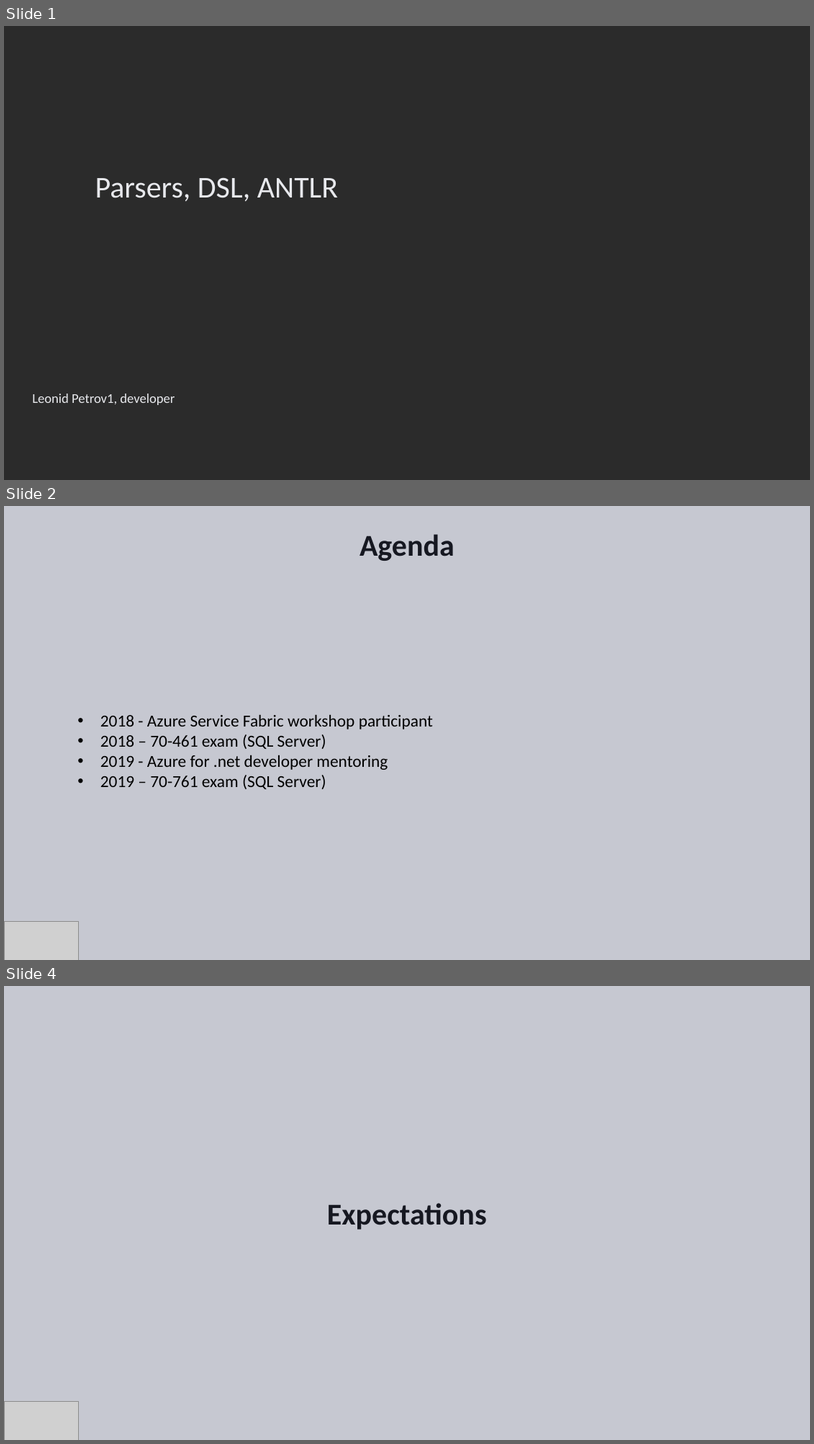
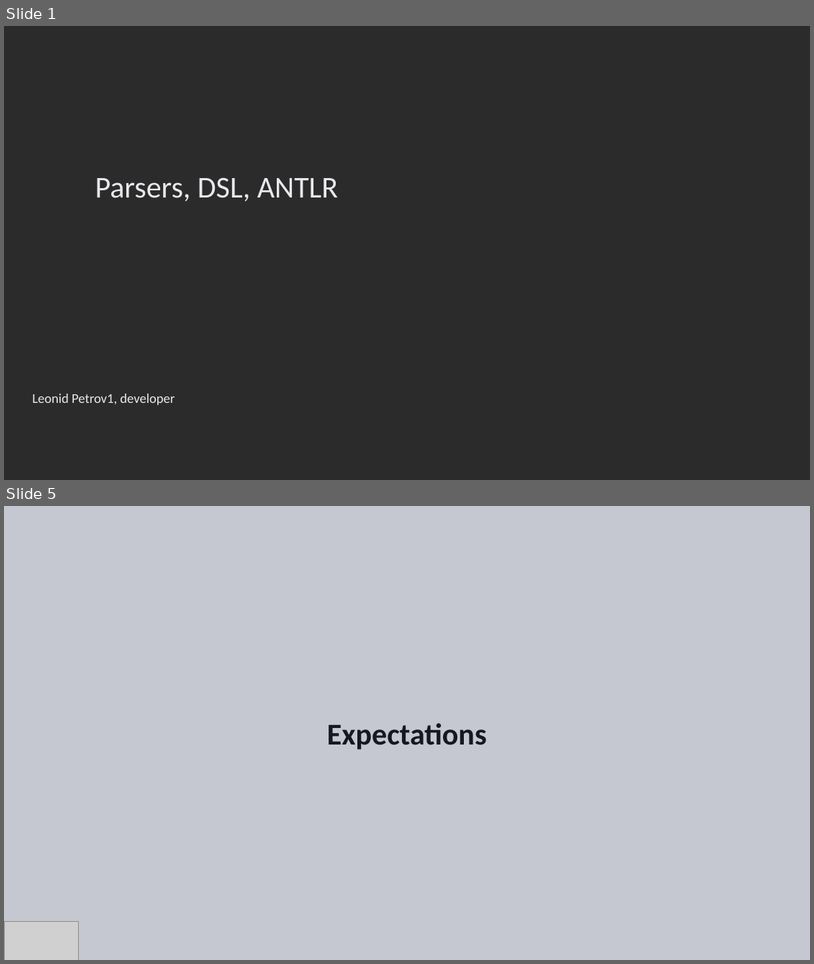
Before and after one commit to Ungerfall/ungerfall.github.io, a slide deck: presentation/antlr/antlr.pptx. Shown one above the other, each under a label of ours: slides 1, 2 and 4 before the commit, slides 1 and 5 after it; the slides between them are not shown. The pictures are 814x1444 and 814x964 pixels, drawn with LibreOffice and Linux fonts; fonts in the diff are those of the drawing; grey boxes stand for pictures; background and template pictures are left out; a plain dark background stands for a picture behind light text. Boxes give left, top, right and bottom in pixels: in the first picture for what was removed or moved away, otherwise in the second. Text is boxed around its words. In the diff, an @@ line names an element or a change of style, - is before the commit and + after.

```diff
--- a/presentation/antlr/antlr.pptx
+++ b/presentation/antlr/antlr.pptx
@@ slide 2 removed at <box>4,506,810,960</box>, background #C6C8D1 @@
@@ title removed at <box>360,534,455,561</box> @@
-Agenda
@@ text removed at <box>100,714,433,789</box> @@
-• 2018 - Azure Service Fabric workshop participant
-• 2018 – 70-461 exam (SQL Server)
-• 2019 - Azure for .net developer mentoring
-• 2019 – 70-761 exam (SQL Server)
@@ picture removed at <box>4,921,79,960</box> @@
@@ what was slide 4 is now slide 5 @@
```
Also in this commit, not shown: 3 slides added, 1 other slide removed.
